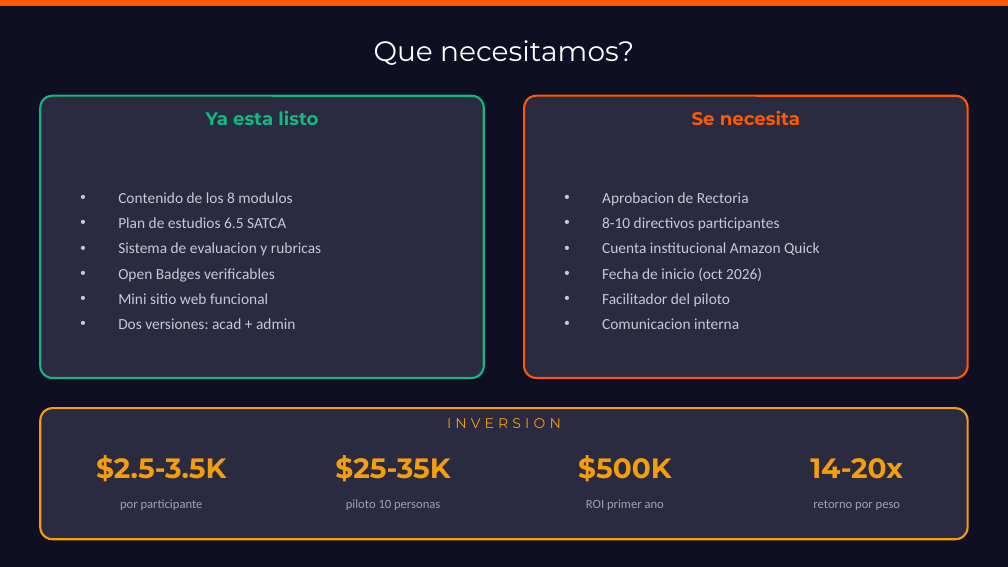
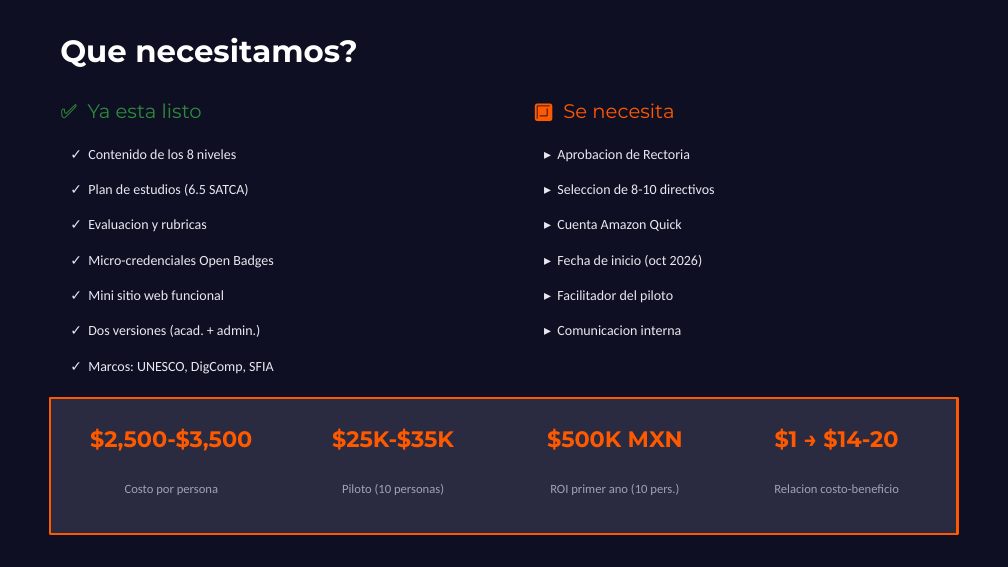
Before and after one commit to gvaldezr/cursos-ia-agente, a slide deck: slide 7 of fase8-campana-mkt-venta/presentacion_ejecutiva_anahuac.pptx. Drawn at 1008x567 pixels with LibreOffice and Linux fonts; fonts in the diff are those of the drawing. Boxes give left, top, right and bottom in pixels: in the first picture for what was removed or moved away, otherwise in the second. Text is boxed around its words. In the diff, an @@ line names an element or a change of style, - is before the commit and + after.

```diff
--- a/fase8-campana-mkt-venta/presentacion_ejecutiva_anahuac.pptx
+++ b/fase8-campana-mkt-venta/presentacion_ejecutiva_anahuac.pptx
@@ rectangle removed at <box>0,0,1008,6</box> @@
@@ text "Que necesitamos?" at <box>60,37,357,67</box>: size 20 to 22 pt, bold on; alignment centre to left @@
@@ rounded rectangle removed at <box>40,96,484,378</box> @@
@@ text at <box>88,103,202,118</box>: text changed; size 13 to 14 pt; text colour #10B981 to #2D8A39; bold off @@
-Ya esta listo
+✅ Ya esta listo
@@ rounded rectangle removed at <box>524,96,968,378</box> @@
@@ text at <box>563,103,674,118</box>: text changed; size 13 to 14 pt; bold off @@
-Se necesita
+🔲 Se necesita
@@ text added at <box>88,149,236,159</box>, 10 pt, text #E8E8F0 @@
+✓ Contenido de los 8 niveles
@@ text added at <box>557,149,690,161</box>, 10 pt, text #E8E8F0 @@
+▸ Aprobacion de Rectoria
@@ text added at <box>88,184,249,196</box>, 10 pt, text #E8E8F0 @@
+✓ Plan de estudios (6.5 SATCA)
@@ text added at <box>557,184,715,194</box>, 10 pt, text #E8E8F0 @@
+▸ Seleccion de 8-10 directivos
@@ text at <box>88,219,207,231</box>: text changed; size 11 to 10 pt; text colour #C8C8D8 to #E8E8F0 @@
-• Contenido de los 8 modulos
-• Plan de estudios 6.5 SATCA
-• Sistema de evaluacion y rubricas
-• Open Badges verificables
-• Mini sitio web funcional
-• Dos versiones: acad + admin
+✓ Evaluacion y rubricas
@@ text added at <box>557,219,682,231</box>, 10 pt, text #E8E8F0 @@
+▸ Cuenta Amazon Quick
@@ text added at <box>88,255,273,268</box>, 10 pt, text #E8E8F0 @@
+✓ Micro-credenciales Open Badges
@@ text at <box>557,255,703,267</box>: text changed; size 11 to 10 pt; text colour #C8C8D8 to #E8E8F0 @@
-• Aprobacion de Rectoria
-• 8-10 directivos participantes
-• Cuenta institucional Amazon Quick
-• Fecha de inicio (oct 2026)
-• Facilitador del piloto
-• Comunicacion interna
+▸ Fecha de inicio (oct 2026)
@@ text added at <box>88,290,224,300</box>, 10 pt, text #E8E8F0 @@
+✓ Mini sitio web funcional
@@ text added at <box>557,290,673,303</box>, 10 pt, text #E8E8F0 @@
+▸ Facilitador del piloto
@@ text added at <box>88,325,260,337</box>, 10 pt, text #E8E8F0 @@
+✓ Dos versiones (acad. + admin.)
@@ text added at <box>557,325,682,335</box>, 10 pt, text #E8E8F0 @@
+▸ Comunicacion interna
@@ text added at <box>88,361,273,374</box>, 10 pt, text #E8E8F0 @@
+✓ Marcos: UNESCO, DigComp, SFIA
@@ rounded rectangle removed at <box>40,408,968,539</box> @@
@@ rectangle added at <box>50,398,958,534</box>, fill #2A2A40, outline #FF5900 1.5 pt @@
@@ text removed at <box>447,418,561,428</box> @@
-INVERSION
@@ vertical alignment bottom to middle in 4 elements at <box>547,428,683,450</box>, <box>332,428,454,450</box>, <box>90,428,252,451</box>, <box>775,428,898,450</box> @@
@@ text at <box>90,428,252,451</box>: text changed; size 20 to 16 pt; text colour #F59E0B to #FF5900 @@
-$2.5-3.5K
+$2,500-$3,500
@@ text at <box>332,428,454,450</box>: text changed; size 20 to 16 pt; text colour #F59E0B to #FF5900 @@
-$25-35K
+$25K-$35K
@@ text at <box>547,428,683,450</box>: text changed; size 20 to 16 pt; text colour #F59E0B to #FF5900 @@
-$500K
+$500K MXN
@@ text at <box>775,428,898,450</box>: text changed; size 20 to 16 pt; text colour #F59E0B to #FF5900 @@
-14-20x
+$1 → $14-20
@@ text at <box>125,485,218,495</box>: text changed; text colour #9CA3AF to #A0A0B8 @@
-por participante
+Costo por persona
@@ text at <box>342,484,444,495</box>: text changed; text colour #9CA3AF to #A0A0B8 @@
-piloto 10 personas
+Piloto (10 personas)
@@ text at <box>550,484,679,495</box>: text changed; text colour #9CA3AF to #A0A0B8 @@
-ROI primer ano
+ROI primer ano (10 pers.)
@@ text added at <box>774,484,899,493</box>, 9 pt, text #A0A0B8 @@
+Relacion costo-beneficio
@@ text removed at <box>813,500,900,510</box> @@
-retorno por peso
```
Also in this commit, not shown: 8 other slides changed, 5 other files.
